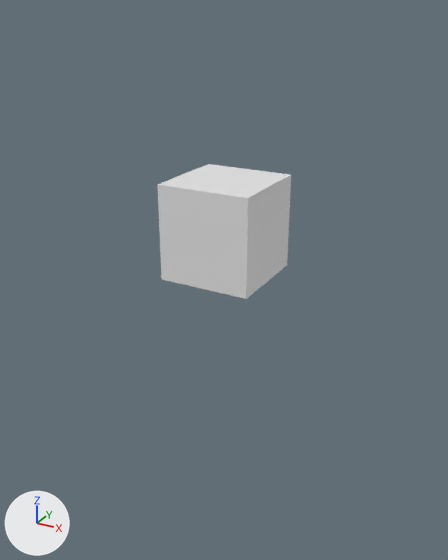
Before and after pictures for a commit that changed the Blender file rct2/scenery/Trees/tmzp_Montezuma-Pine-Tree/tmzp_V001.blend.
Camera for both pictures: a 50 mm lens placed at (11.9, -21.7, 10.5), pointed at (-0.4, 0.5, -0.7). Every picture has the same lights, and +X, +Y and +Z are marked at lower left. The same objects are shown in both versions, whatever each file hides.
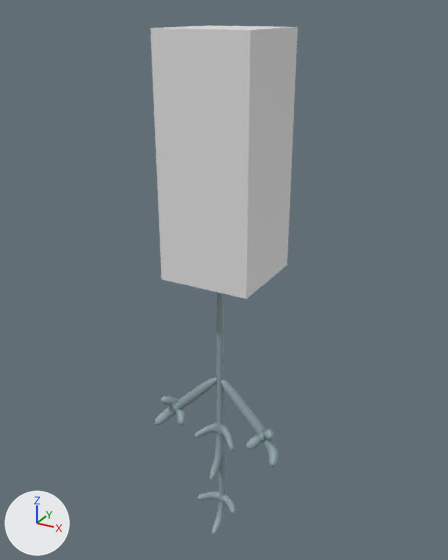
Where the change shows, as pixel boxes (x1, y1, x2, y2) in the pictures (448 x 560 px):
'Cube.001', modifiers changed (10% wider, 101% taller): before (157, 164, 291, 299); after (150, 26, 298, 299)
'Cube', reshaped (not visible before): after (155, 293, 279, 534)
part 1 of me_cube, built on: after (155, 293, 279, 534)

Edits to the bpy script that builds the scene:
```text
Add mat_bark_002:
    mat_bark_002 = principled_material('Bark.002')
    mat_bark_002.base_color = (0.269, 0.366, 0.395)  # grey #8ea3a9
Change me_cube:
    used by ob_cube; location = (0.0, 0.0, 0.0)
    remove me_cube.from_pydata(...)  # 8 vertices, 6 faces; spans x -1.0..1.0, y -1.0..1.0, z 0.0..2.0
    add me_cube.from_pydata(...)  # 192 vertices, 184 faces; spans x -3.6..3.4, y -1.51..-0.13, z -14.03..0.14
    me_cube part 1: the whole mesh is rebuilt
    me_cube part 2: the surface is now shaded smooth
    add me_cube.materials.append(mat_bark_002)  # grey #8ea3a9
Change ob_cube_001:
    where _m = ob_cube_001.modifiers.new('Array', 'ARRAY')
    _m.count: 5 -> 12
```
